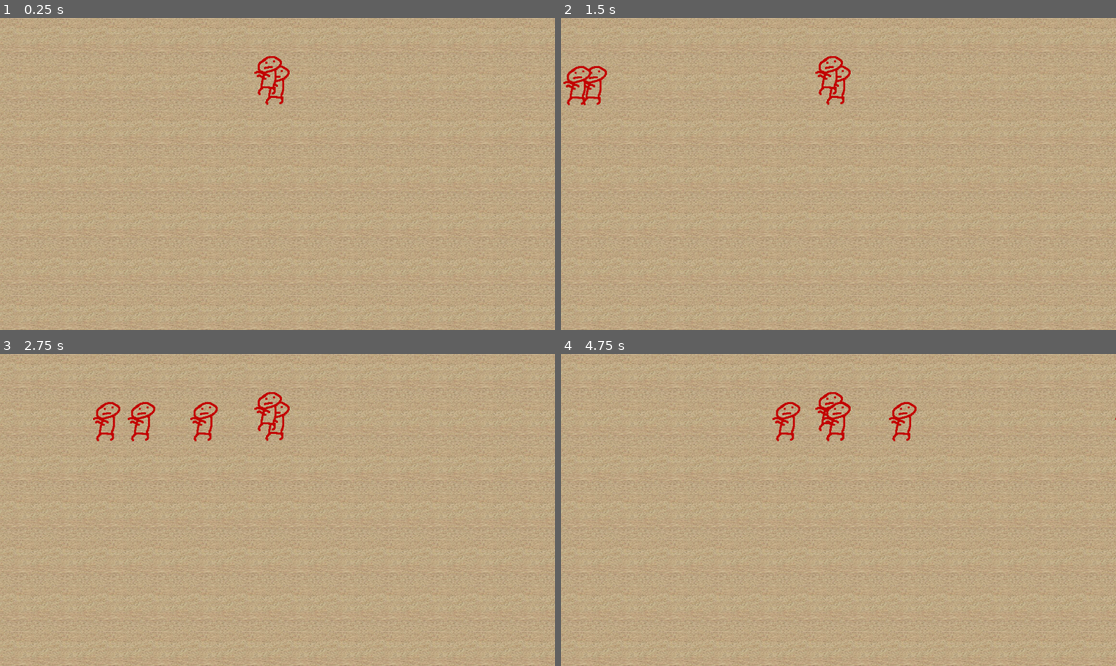
Above: before the commit, frames 1-4 (two rows, left to right).
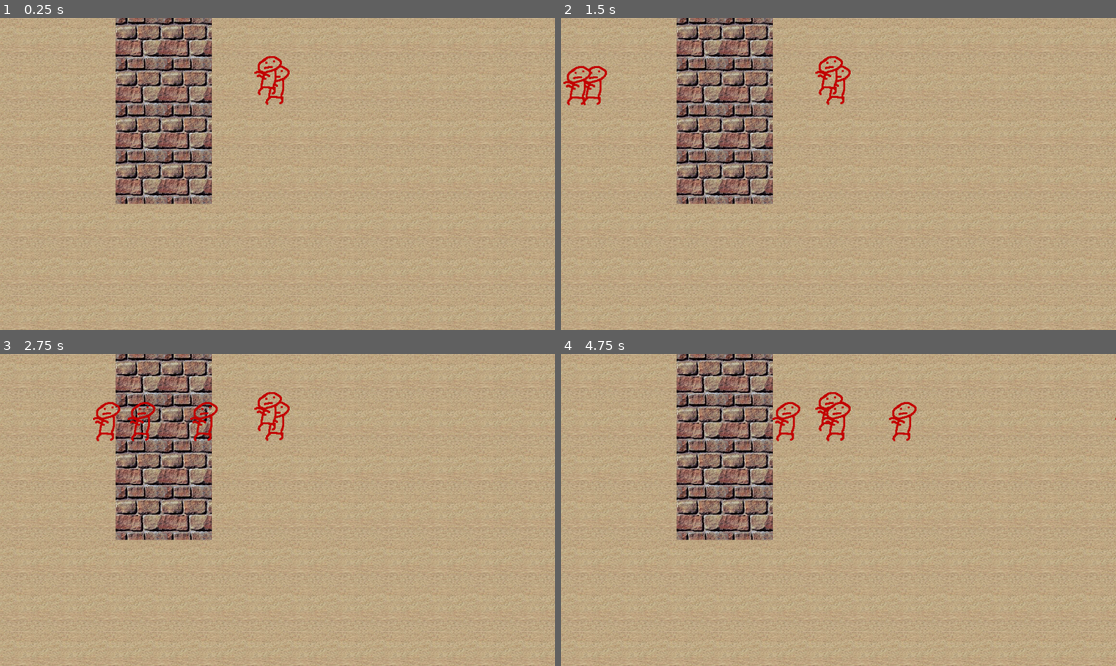
Above: after the commit, the same moments.

Repository: misha-cilantro/stupid-mask-solution
Game: Godot game, scene res://main.tscn
The game is run twice, just before and just after one commit, with the same random seed, the same clock (stepped at 60 frames per second) and the same inputs.
Inputs:
- Up to frame 1 (0.25 s): no input
- Up to frame 2 (1.5 s): tap Enter at 0.5 s
- Up to frame 3 (2.75 s): no input
- Up to frame 4 (4.75 s): no input

The runs differ from the first frame. In frame 1, 9.3% of the frame differs, in the area x 20-39%, y 0-60%; in frame 2, 9.3%; in frame 3, 9.0%; in frame 4, 9.3%.

Commit message:
added a wall to make sure it works

Diff:
--- a/main.tscn
+++ b/main.tscn
@@ -1,8 +1,9 @@
-[gd_scene load_steps=4 format=3 uid="uid://cs84l4l014xiu"]
+[gd_scene load_steps=5 format=3 uid="uid://cs84l4l014xiu"]
 
 [ext_resource type="Script" uid="uid://c358joimdclhu" path="res://main.gd" id="1_0xm2m"]
 [ext_resource type="Texture2D" uid="uid://vff25b5g1aq3" path="res://art/background.png" id="2_1bvp3"]
 [ext_resource type="PackedScene" uid="uid://cxqamemt5h8rq" path="res://guy/guy.tscn" id="2_h2yge"]
+[ext_resource type="Texture2D" uid="uid://b0mh7vc5vlhtl" path="res://art/wall.png" id="3_1bvp3"]
 
 [node name="Main" type="Node2D"]
 script = ExtResource("1_0xm2m")
@@ -10,6 +11,10 @@
 [node name="Background" type="Sprite2D" parent="."]
 position = Vector2(599, 305)
 texture = ExtResource("2_1bvp3")
+
+[node name="WallSprite" type="Sprite2D" parent="."]
+position = Vector2(340, 186)
+texture = ExtResource("3_1bvp3")
 
 [node name="Guy" parent="." instance=ExtResource("2_h2yge")]
 position = Vector2(579, 133)
Binary file added: art/wall.png
Not shown, added: art/wall.png.import
